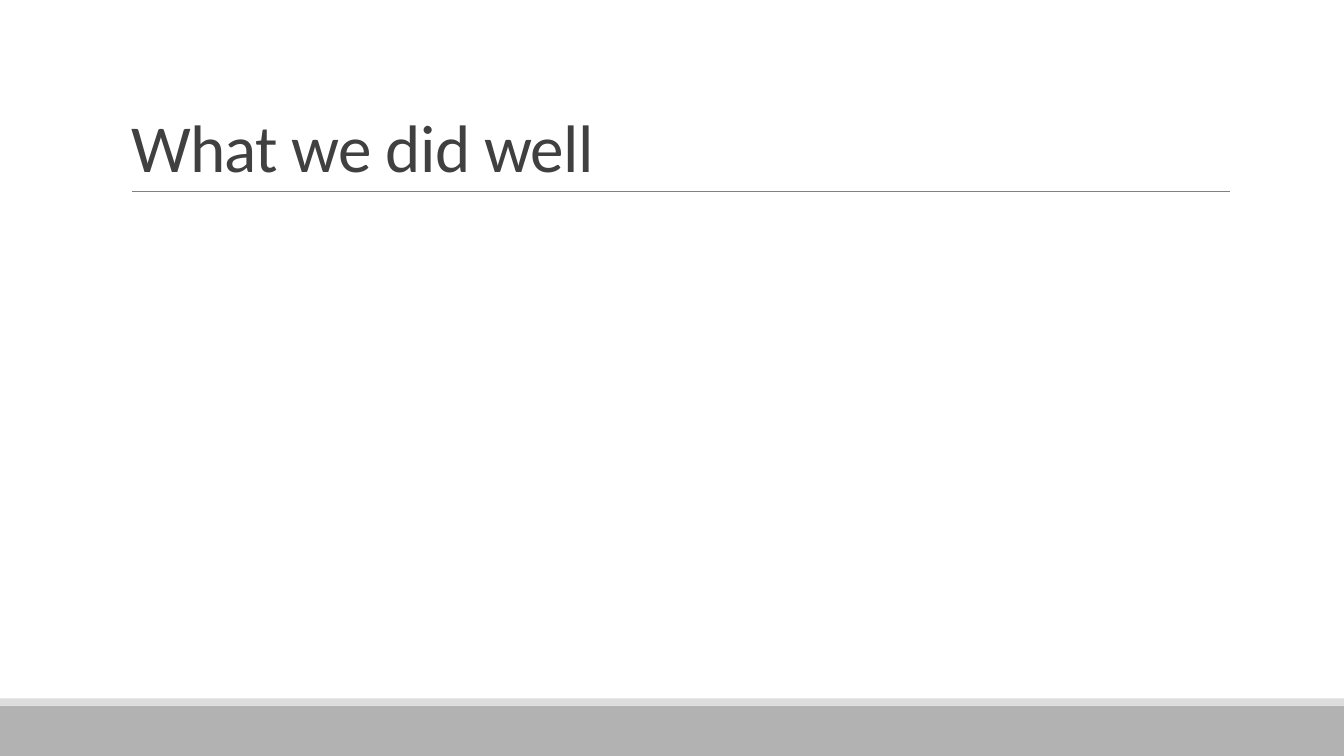
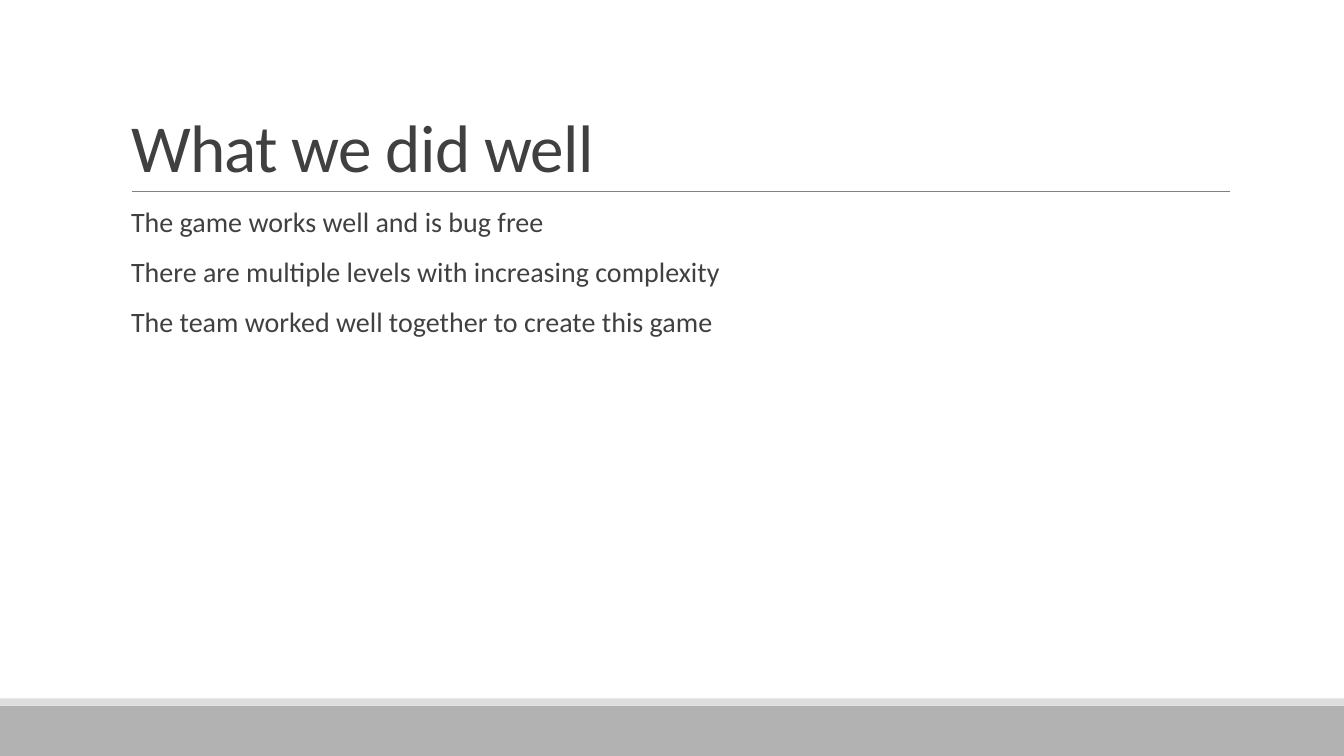
Before and after one commit to UoSGamesGroups/first-semester-l4-5-group-15, a slide deck: slide 15 of Managment/Presentations/Final Power Point Presentation.pptx (slide 14 before the commit). Drawn at 1344x756 pixels with LibreOffice and Linux fonts; fonts in the diff are those of the drawing. Boxes give left, top, right and bottom in pixels: in the first picture for what was removed or moved away, otherwise in the second. Text is boxed around its words. In the diff, an @@ line names an element or a change of style, - is before the commit and + after.

```diff
--- a/Managment/Presentations/Final Power Point Presentation.pptx
+++ b/Managment/Presentations/Final Power Point Presentation.pptx
@@ text added at (131,212,719,337), 20 pt, text #404040 @@
+  The game works well and is bug free
+  There are multiple levels with increasing complexity
+  The team worked well together to create this game
```
Also in this commit, not shown: 3 other slides changed, 1 slide added, 1 slide removed, 14 other files.
